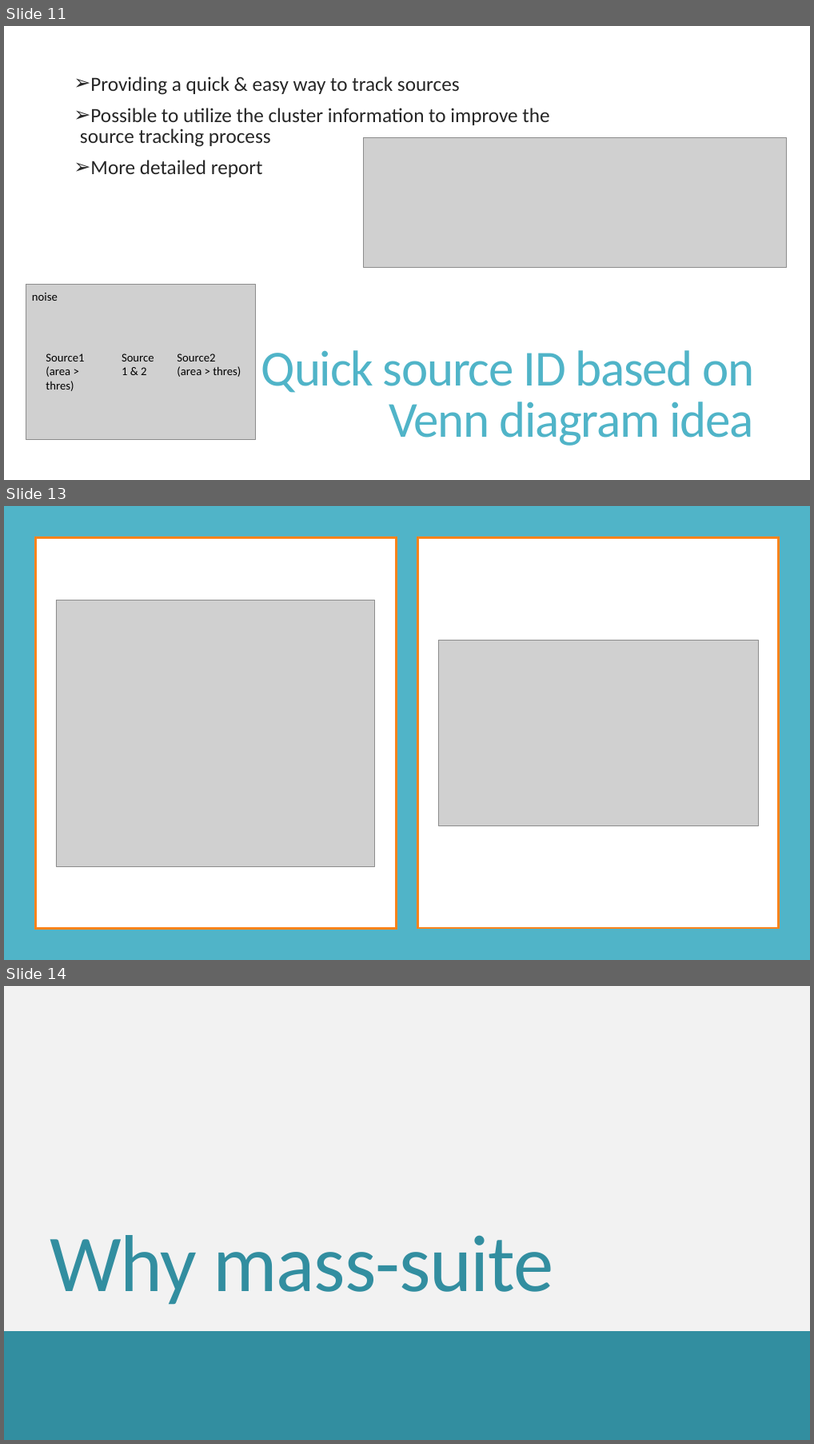
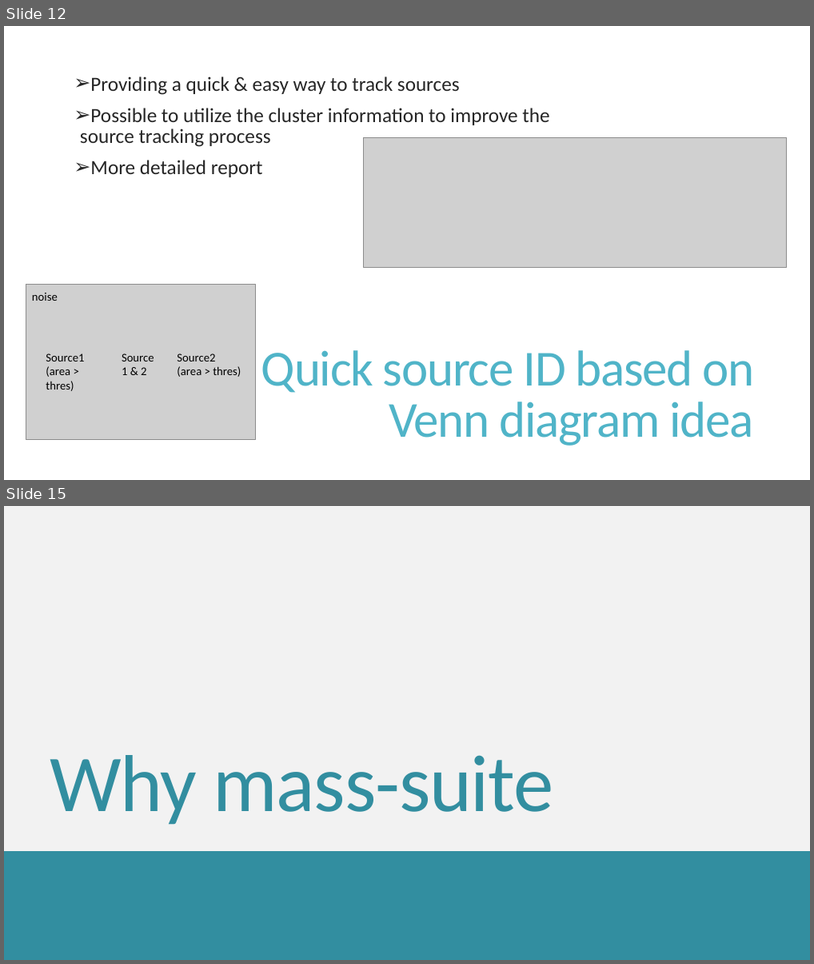
Before and after one commit to XiminHu/mass-suite, a slide deck: doc/20200623 Showcase.pptx. Shown one above the other, each under a label of ours: slides 11, 13 and 14 before the commit, slides 12 and 15 after it; the slides between them are not shown. The pictures are 814x1444 and 814x964 pixels, drawn with LibreOffice and Linux fonts; fonts in the diff are those of the drawing; grey boxes stand for pictures. Boxes give left, top, right and bottom in pixels: in the first picture for what was removed or moved away, otherwise in the second. Text is boxed around its words. In the diff, an @@ line names an element or a change of style, - is before the commit and + after.

```diff
--- a/doc/20200623 Showcase.pptx
+++ b/doc/20200623 Showcase.pptx
@@ slide 13 removed at (x1=4, y1=506, x2=810, y2=960), background #FFFFFF @@
@@ rectangle removed at (x1=4, y1=506, x2=810, y2=960) @@
@@ rectangle removed at (x1=35, y1=538, x2=397, y2=928) @@
@@ rectangle removed at (x1=418, y1=537, x2=779, y2=928) @@
@@ picture removed at (x1=56, y1=600, x2=375, y2=866) @@
@@ picture removed at (x1=439, y1=640, x2=758, y2=825) @@
@@ what was slide 11 is now slide 12 @@
@@ what was slide 14 is now slide 15 @@
```
Also in this commit, not shown: 6 slides changed, 2 slides added, 3 other files.
